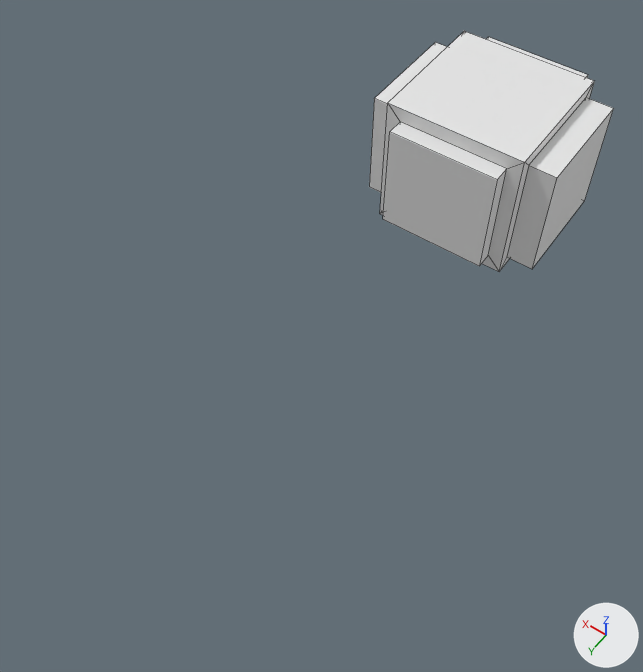
One commit to the Blender file assets-src/room.blend: the scene before it, then after it.
Before and after are seen from a 50 mm camera at (-15.5, 37.2, 33.3) aimed at (0.1, 15.3, -1.1). Arrows for +X, +Y and +Z are at lower right; the lights stay in place. Mesh edges are drawn as thin lines.
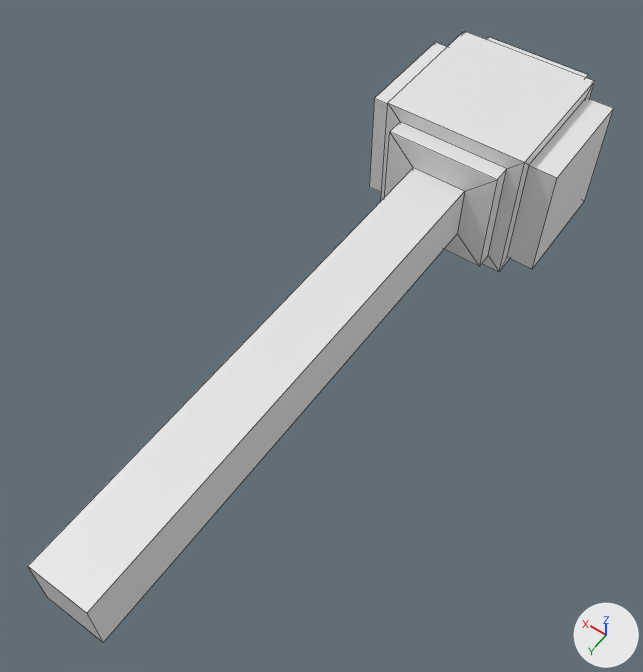
Edits to the bpy script that builds the scene:
```text
Change me_cube_001:
    used by ob_cube; location = (0.0, 0.0, 0.0); scale = (8.0, 8.0, 8.0)
    remove me_cube_001.from_pydata(...)  # 40 vertices, 38 faces; spans x -0.698..0.666, y -0.688..0.628, z -0.5..0.5
    add me_cube_001.from_pydata(...)  # 48 vertices, 46 faces; spans x -0.698..0.666, y -0.688..4.044, z -0.5..0.5
    me_cube_001 part 1
    1 face is deleted
    8 vertices are added at x -0.194..0.194, y 0.628..4.044, z -0.194..0.194
    9 new faces join them
```

What differs and where, as boxes [x1, y1, x2, y2] in the pictures (643 x 672 px):
'Cube', reshaped (139% wider, 153% taller): before [369, 31, 614, 272]; after [28, 31, 614, 642]
part 1 of me_cube_001, built on: before [383, 132, 497, 266]; after [28, 132, 497, 642]
